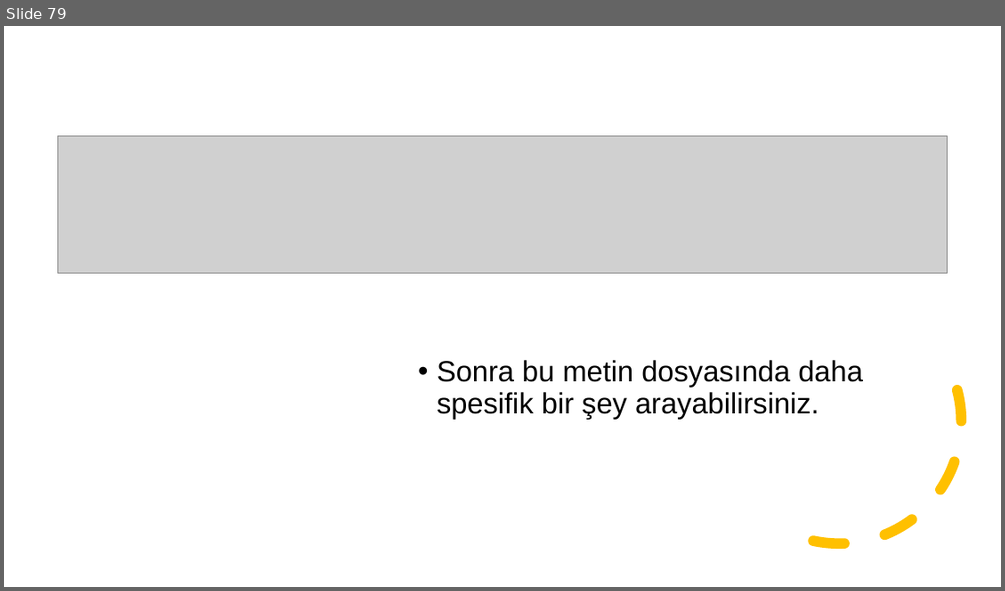
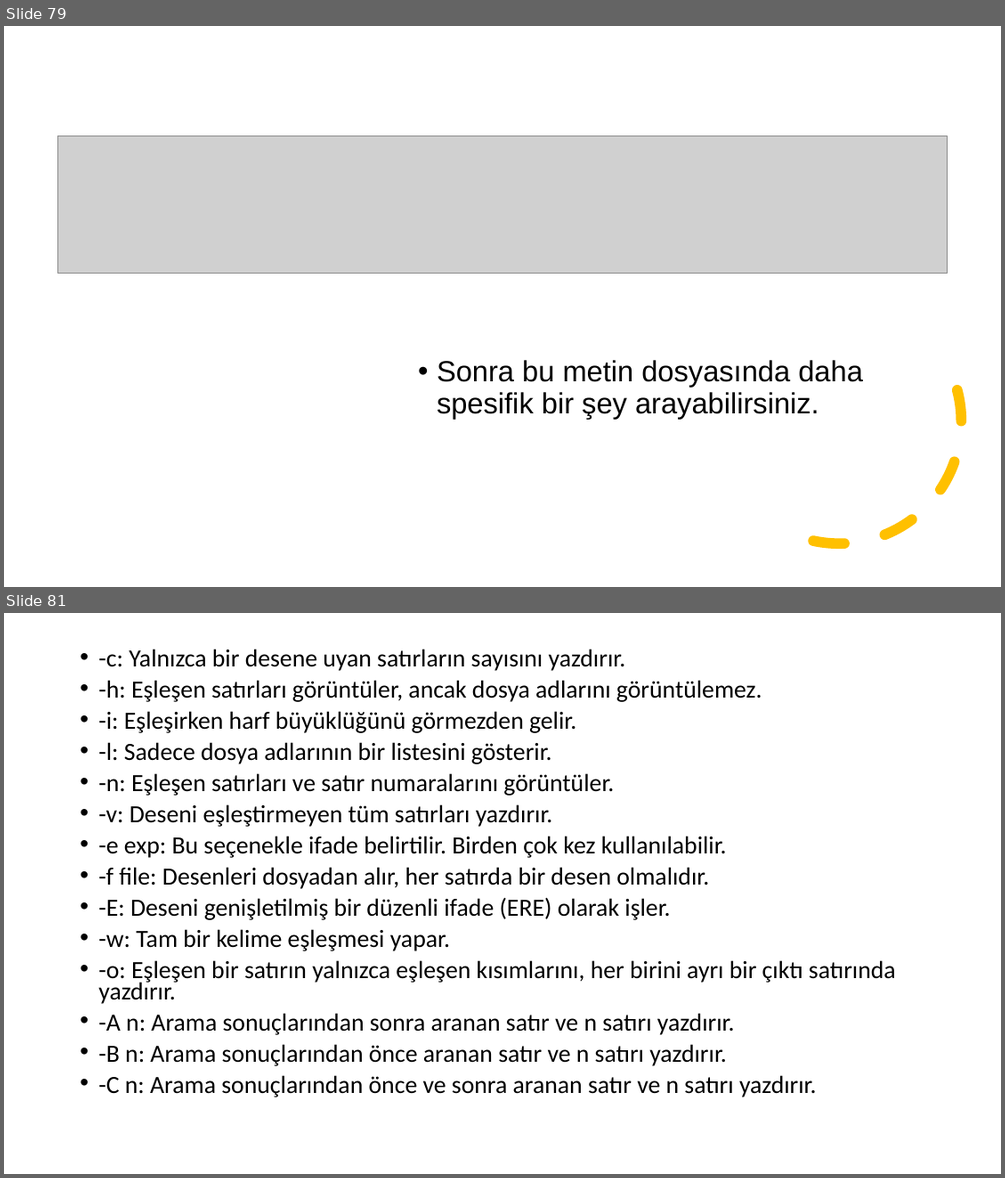
Before and after one commit to cahityusuf/LinuxCourse, a slide deck: LinuxKursu.pptx. Shown one above the other, each under a label of ours: slide 79 before the commit, slides 79 and 81 after it; the slides between them are not shown. The pictures are 1005x591 and 1005x1178 pixels, drawn with LibreOffice and Linux fonts; fonts in the diff are those of the drawing; grey boxes stand for pictures. Boxes give left, top, right and bottom in pixels: in the first picture for what was removed or moved away, otherwise in the second. Text is boxed around its words. In the diff, an @@ line names an element or a change of style, - is before the commit and + after.

```diff
--- a/LinuxKursu.pptx
+++ b/LinuxKursu.pptx
@@ slide 81 added at (4, 613, 1001, 1174), background #FFFFFF @@
@@ text added at (98, 649, 896, 1097), 23.8 pt, text #000000 @@
+• -c: Yalnızca bir desene uyan satırların sayısını yazdırır.
+• -h: Eşleşen satırları görüntüler, ancak dosya adlarını görüntülemez.
+• -i: Eşleşirken harf büyüklüğünü görmezden gelir.
+• -l: Sadece dosya adlarının bir listesini gösterir.
+• -n: Eşleşen satırları ve satır numaralarını görüntüler.
+• -v: Deseni eşleştirmeyen tüm satırları yazdırır.
+• -e exp: Bu seçenekle ifade belirtilir. Birden çok kez kullanılabilir.
+• -f file: Desenleri dosyadan alır, her satırda bir desen olmalıdır.
+• -E: Deseni genişletilmiş bir düzenli ifade (ERE) olarak işler.
+• -w: Tam bir kelime eşleşmesi yapar.
+• -o: Eşleşen bir satırın yalnızca eşleşen kısımlarını, her birini ayrı bir çıktı satırında yazdırır.
+• -A n: Arama sonuçlarından sonra aranan satır ve n satırı yazdırır.
+• -B n: Arama sonuçlarından önce aranan satır ve n satırı yazdırır.
+• -C n: Arama sonuçlarından önce ve sonra aranan satır ve n satırı yazdırır.
```
Also in this commit, not shown: 10 other slides added, 1 slide removed.
